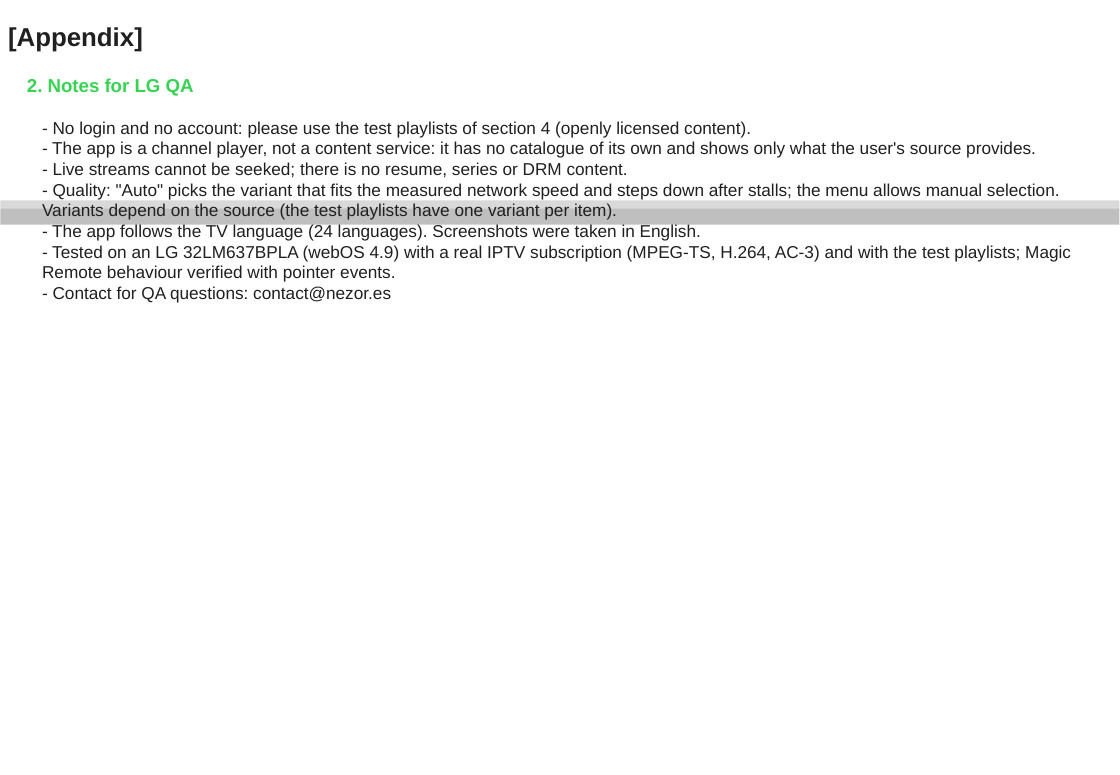
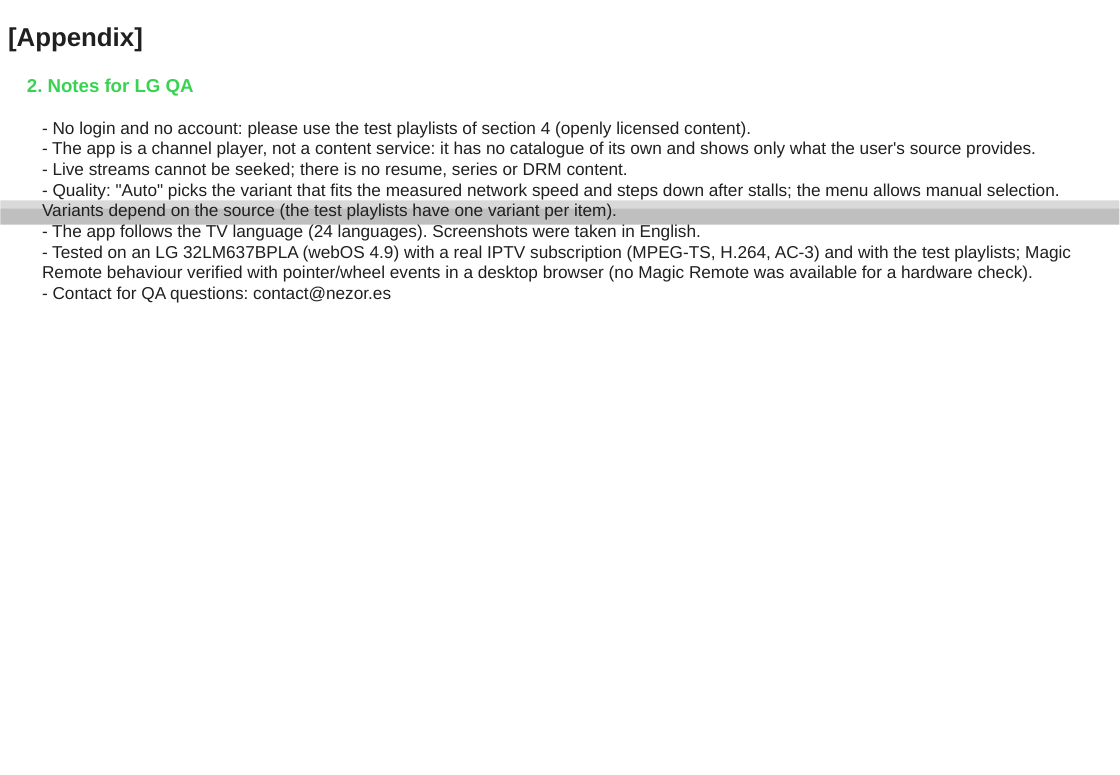
Before and after one commit to nezor11/easy-xtream-football, a slide deck: slide 18 of docs/store-assets/lg/ux_scenario_easy_xtream_football.pptx. Drawn at 1120x775 pixels with LibreOffice and Linux fonts; fonts in the diff are those of the drawing; background and template pictures are left out. Boxes give left, top, right and bottom in pixels: in the first picture for what was removed or moved away, otherwise in the second. Text is boxed around its words. In the diff, an @@ line names an element or a change of style, - is before the commit and + after.

```diff
--- a/docs/store-assets/lg/ux_scenario_easy_xtream_football.pptx
+++ b/docs/store-assets/lg/ux_scenario_easy_xtream_football.pptx
@@ text at bbox=[42, 245, 1071, 282]: text changed @@
-- Tested on an LG 32LM637BPLA (webOS 4.9) with a real IPTV subscription (MPEG-TS, H.264, AC-3) and with the test playlists; Magic Remote behaviour verified with pointer events.
+- Tested on an LG 32LM637BPLA (webOS 4.9) with a real IPTV subscription (MPEG-TS, H.264, AC-3) and with the test playlists; Magic Remote behaviour verified with pointer/wheel events in a desktop browser (no Magic Remote was available for a hardware check).
```
Also in this commit, not shown: 1 other slide changed, 2 other files.
